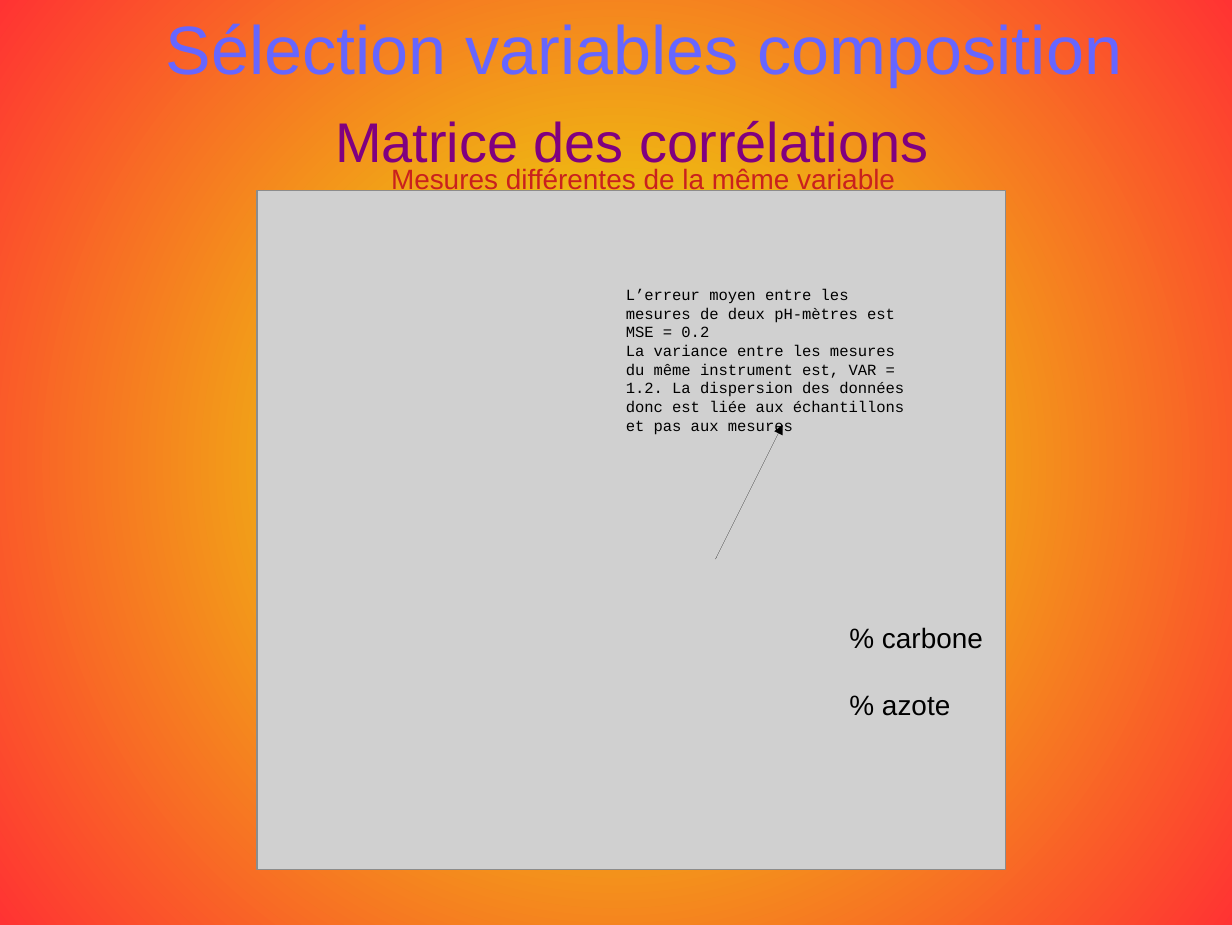
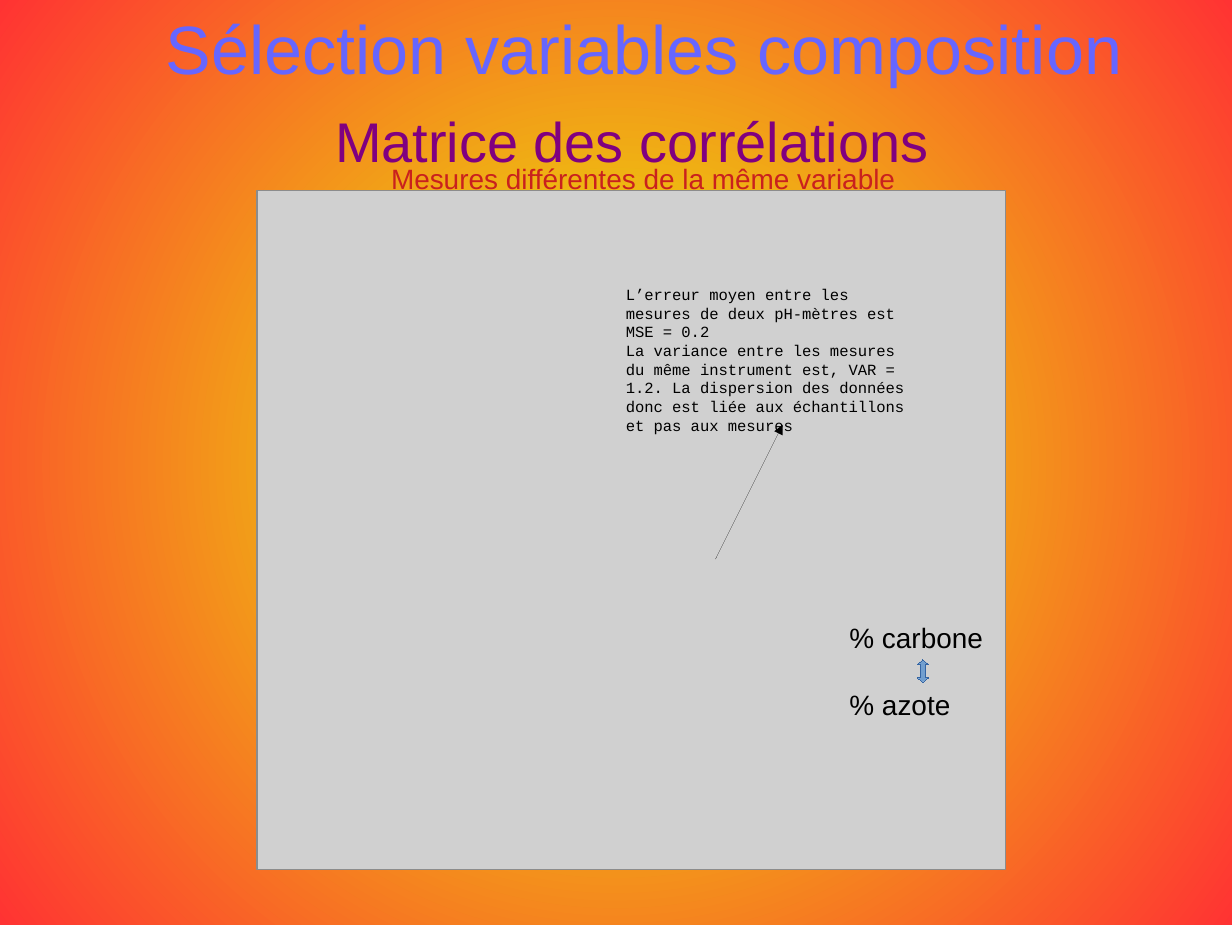
Before and after one commit to opsabarsec/African-soil-chemistry, a slide deck: slide 10 of documents/P7_presentation.odp. Drawn at 1232x925 pixels with LibreOffice and Linux fonts; fonts in the diff are those of the drawing; grey boxes stand for pictures. Boxes give left, top, right and bottom in pixels: in the first picture for what was removed or moved away, otherwise in the second. Text is boxed around its words. In the diff, an @@ line names an element or a change of style, - is before the commit and + after.

```diff
--- a/documents/P7_presentation.odp
+++ b/documents/P7_presentation.odp
@@ up down arrow added at (918, 660, 929, 682), fill #729FCF, outline #3465A4 0 pt @@
```
Also in this commit, not shown: 3 slides added, 1 slide removed, 3 other files.
